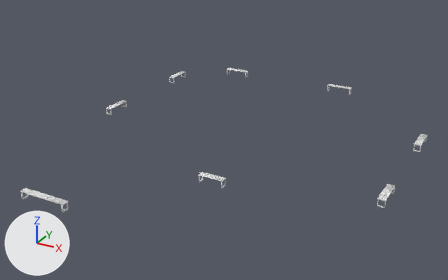
Before and after pictures for a commit that changed the OBJ model Kinderki/res/models/level/benches1.obj.
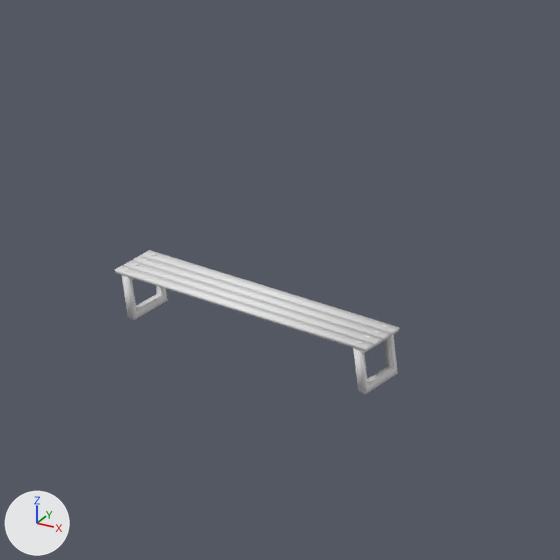
The first picture shows the older version from a 50 mm lens placed at (4794.0, -5369.0, 2650.0), pointed at (1902.0, -110.0, 20.0). The close-ups show both versions on the part from 0% to 22% of the width and 52% to 86% of the height of that picture; other places that the commit changed are outside them. The lights are fixed; the arrows at lower left show +X, +Y and +Z. Where no turn or scale is listed for an object, it has been applied to the vertices.
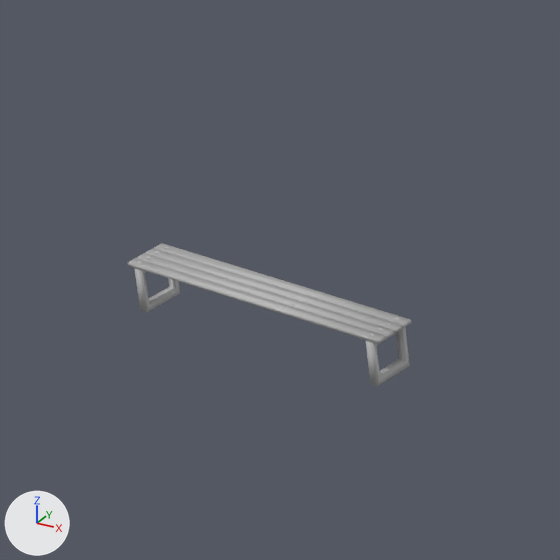
Location of each change, [x1, y1, x2, y2] in pixels of the close-ups (560 x 560 px; the box of a moved part takes in the faces that stretch with it):
```json
{"object": "Box006", "change": "recoloured, reshaped", "before": [115, 250, 400, 394], "after": [127, 243, 412, 386], "on screen": "white to grey"}
{"part": 1, "of": "me_box006", "change": "moved or reshaped", "before": [124, 260, 383, 346], "after": [127, 258, 386, 344]}
{"part": 2, "of": "me_box006", "change": "moved or reshaped", "before": [133, 255, 391, 341], "after": [136, 253, 395, 338]}
{"part": 3, "of": "me_box006", "change": "moved or reshaped", "before": [142, 250, 400, 335], "after": [145, 248, 403, 333]}
{"part": 4, "of": "me_box006", "change": "moved or reshaped", "before": [115, 265, 374, 351], "after": [154, 243, 412, 328]}
{"part": 5, "of": "me_box006", "change": "moved or reshaped", "before": [122, 275, 168, 320], "after": [134, 268, 180, 312]}
{"part": 6, "of": "me_box006", "change": "moved or reshaped", "before": [353, 335, 398, 394], "after": [365, 327, 410, 386]}
```

Scene script edits in JSON lines:
```json
{"op": "set", "path": "mat_wire_154215229.base_color", "old": "(0.8, 0.8, 0.8)", "new": "(0.5, 0.5, 0.5)", "note": "white #e7e7e7 -> grey #bcbcbc"}
{"block": "me_box006", "where": "me_box006.from_pydata(...)  # 1360 vertices, 1496 faces; spans x 951.0..1443.0, y -2052.0..-1982.0, z 2.0..84.0"}
{"block": "me_box006", "where": "# used by ob_box006; location = (0.0, 0.0, 0.0)"}
{"block": "me_box006", "change": "me_box006 part 1: the loose piece of 8 vertices spanning x 951.0..1443.0, y -2034.0..-2018.0, z 76.0..81.0 is moved by (0.0, 7.0, 0.0)"}
{"block": "me_box006", "change": "me_box006 part 2: the loose piece of 8 vertices spanning x 951.0..1443.0, y -2016.0..-2000.0, z 76.0..81.0 is moved by (0.0, 8.0, 0.0)"}
{"block": "me_box006", "change": "me_box006 part 3: the loose piece of 8 vertices spanning x 951.0..1443.0, y -1998.0..-1982.0, z 76.0..81.0 is moved by (0.0, 8.0, 0.0)"}
{"block": "me_box006", "change": "me_box006 part 4: the loose piece of 8 vertices spanning x 951.0..1443.0, y -2052.0..-2036.0, z 76.0..81.0 is moved by (0.0, 80.0, 0.0)"}
{"block": "me_box006", "change": "me_box006 part 5: the loose piece of 16 vertices spanning x 963.0..977.0, y -2051.0..-1983.0, z 2.0..77.0 is moved by (0.0, 26.0, 0.0)"}
{"block": "me_box006", "change": "me_box006 part 6: the loose piece of 16 vertices spanning x 1417.0..1431.0, y -2051.0..-1983.0, z 2.0..77.0 is moved by (0.0, 26.0, 0.0)"}
```
